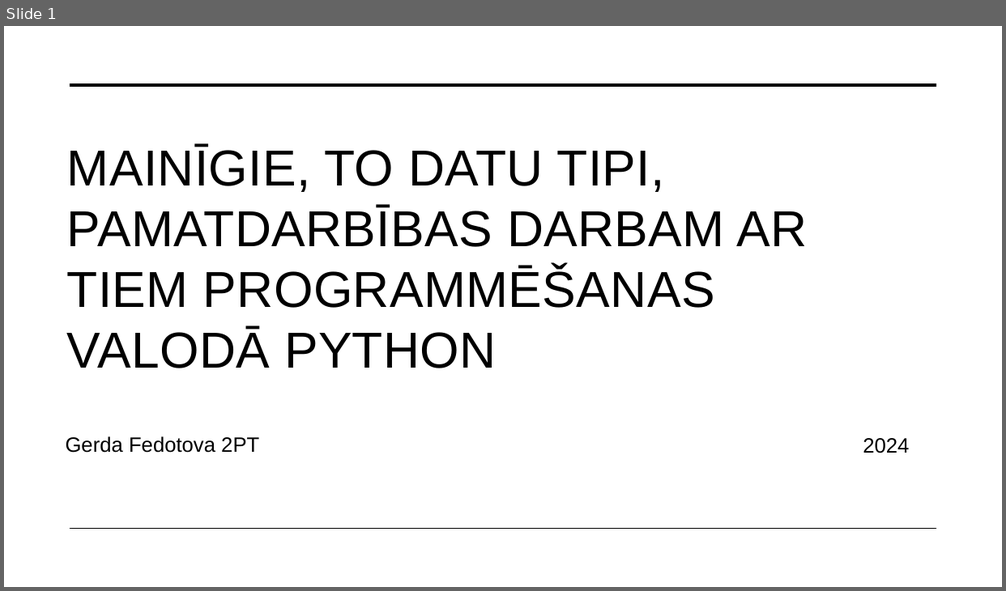
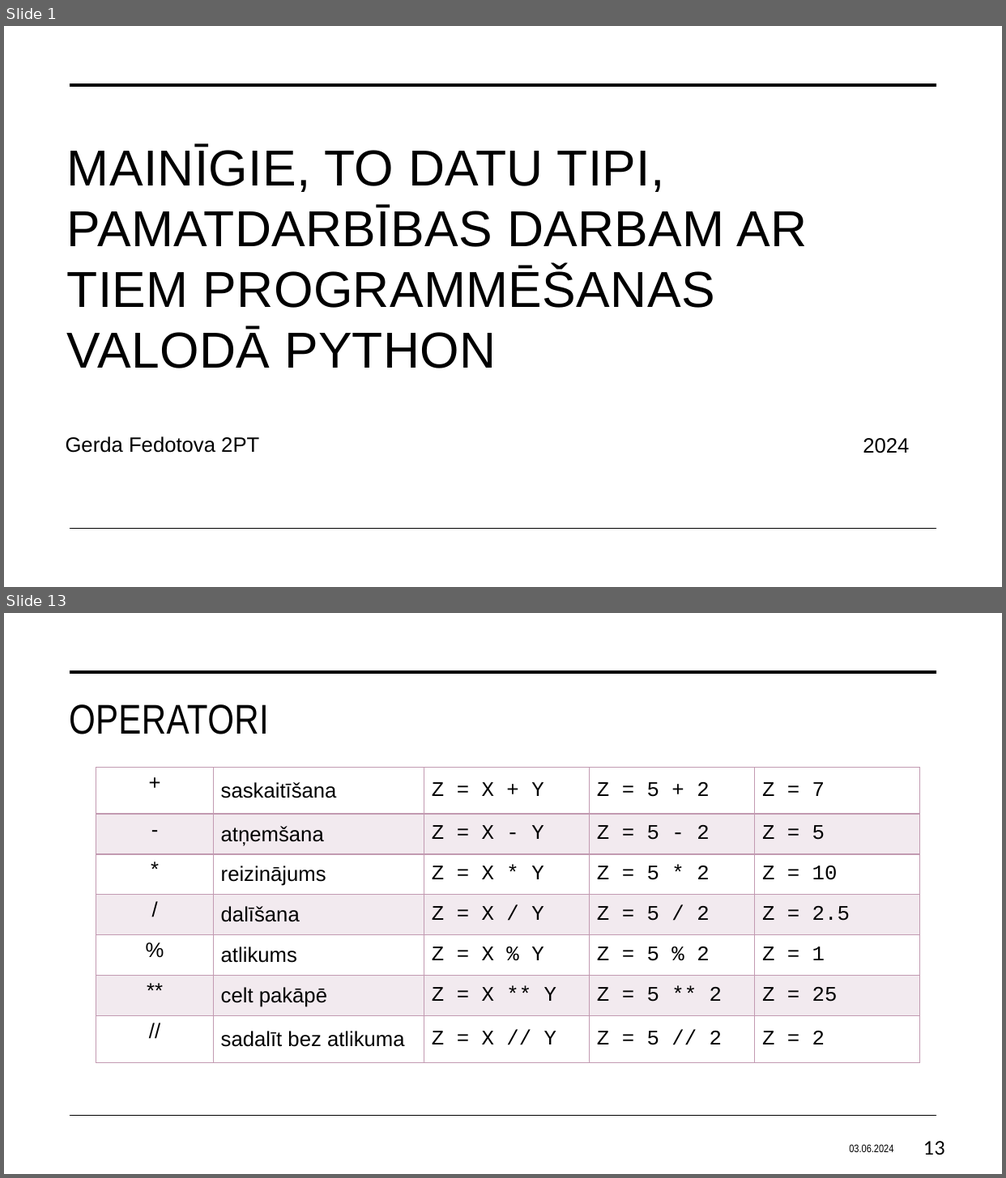
Before and after one commit to Gerda155/Fedotova_Eksamens, a slide deck: Fedotova_macibuMaterials.pptx. Shown one above the other, each under a label of ours: slide 1 before the commit, slides 1 and 13 after it; the slides between them are not shown. The pictures are 1006x591 and 1006x1178 pixels, drawn with LibreOffice and Linux fonts; fonts in the diff are those of the drawing. Boxes give left, top, right and bottom in pixels: in the first picture for what was removed or moved away, otherwise in the second. Text is boxed around its words. In the diff, an @@ line names an element or a change of style, - is before the commit and + after.

```diff
--- a/Fedotova_macibuMaterials.pptx
+++ b/Fedotova_macibuMaterials.pptx
@@ slide 13 added at (4, 613, 1002, 1174), background #FFFFFF; not listed: 2 template elements that a slide beside it also shows @@
@@ title added at (69, 705, 269, 735), 40 pt, text #000000 @@
+OPERATORI
@@ table added at (96, 767, 921, 1063), 7 rows, 5 columns @@
++ | saskaitīšana | Z = X + Y | Z = 5 + 2 | Z = 7
+- | atņemšana | Z = X - Y | Z = 5 - 2 | Z = 5
+* | reizinājums | Z = X * Y | Z = 5 * 2 | Z = 10
+/ | dalīšana | Z = X / Y | Z = 5 / 2 | Z = 2.5
+% | atlikums | Z = X % Y | Z = 5 % 2 | Z = 1
+** | celt pakāpē | Z = X ** Y | Z = 5 ** 2 | Z = 25
+// | sadalīt bez atlikuma | Z = X // Y | Z = 5 // 2 | Z = 2
@@ text added at (849, 1144, 893, 1152), 10.5 pt, text #000000 @@
+03.06.2024
@@ page number added at (923, 1141, 945, 1155), 18 pt, text #000000 @@
+13
```
Also in this commit, not shown: 19 slides changed, 4 other slides added, 10 slides removed.
